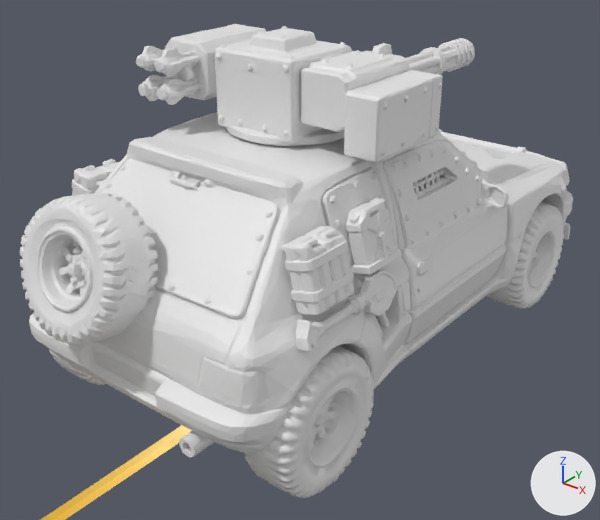
One commit to the Blender file assets/armoredcar.blend: the scene before it, then after it.
One viewpoint serves both versions: a 50 mm lens placed at (0.71, -0.97, 0.717), pointed at (-0.02, -0.058, 0.151). Lighting does not change. The marker at lower right points along +X, +Y and +Z. The picture after the commit comes second.

Objects in the first picture: 'AMMO_balle', 'armoredcar'.
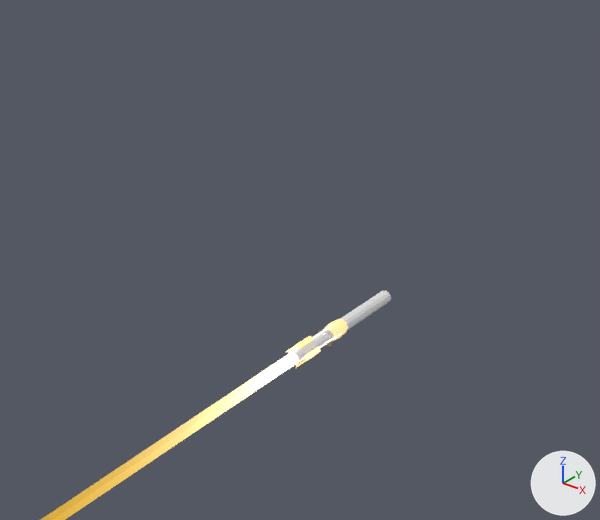
Patch to the scene script:
```diff
--- a/assets/armoredcar.blend.py
+++ b/assets/armoredcar.blend.py
@@ ob_armoredcar @@
 ob_armoredcar.location = (0.0, 0.0, 0.0)
+ob_armoredcar.hide_set(True)  # wire or fog, not drawn
```

Location of each change, [x1, y1, x2, y2] in pixels of the pictures (600 x 520 px):
'armoredcar', hidden: before [20, 24, 573, 498]
